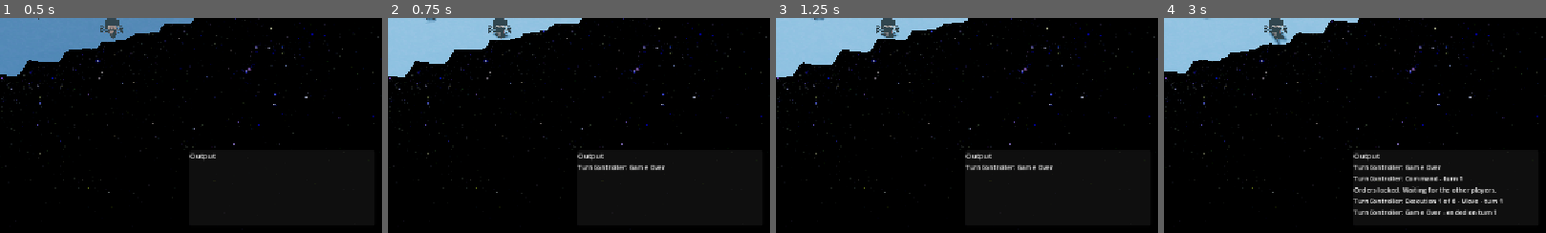
Above: before the commit, frames 1-4 (left to right).
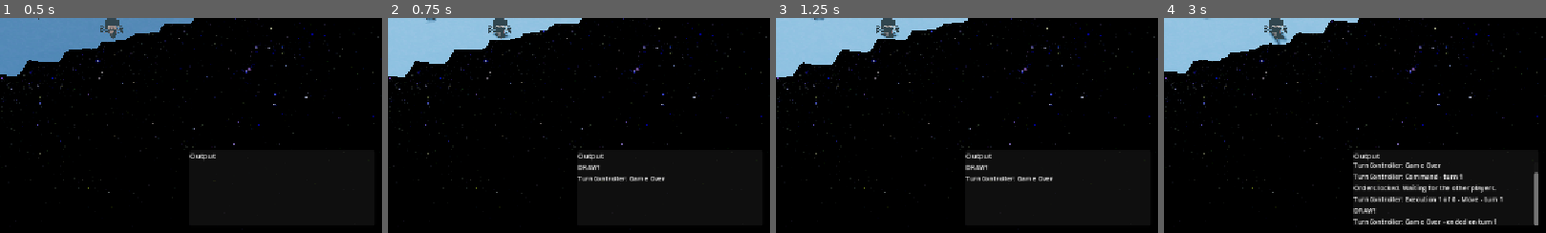
Above: after the commit, the same moments.

Repository: SamEBart/COM_429_RammingSpeed
Game: Godot game, scene res://scenes/GameScene.tscn
Two runs of this game, one before a commit and one after it. Both use one fixed random seed, a clock stepped at 60 frames per second and the inputs below.
Inputs:
- Up to frame 1 (0.5 s): no input
- Up to frame 2 (0.75 s): click "End Match" at 0.5 s
- Up to frame 3 (1.25 s): no input
- Up to frame 4 (3 s): click "Begin Match" at 1.25 s; click "Ready" at 2 s; click "End Match" at 2.75 s
The pictures show only the part of the screen within x 50-100%, y 49-99%; the shares and areas given below are measured in that part.

Frame 1 is identical in both runs. In frame 2, 0.8% of the frame differs, in the area x 49-73%, y 68-76%; in frame 3, 0.8%; in frame 4, 4.2%, in the area x 49-98%, y 67-97%.

Commit message:
Working on Victory Conditions

Diff:
--- a/project.godot
+++ b/project.godot
@@ -19,10 +19,10 @@
 
 WorldMap="*uid://c56jrtr3cjcf4"
 Global="*uid://fub45mpba8el"
+TurnController="*res://scripts/turn/turn_controller.gd"
+Charts="*uid://c5nly26t0yfde"
 LRF="*uid://w2c7rfqkainc"
 BoardingActions="*uid://c4ijhmp7d8osw"
-TurnController="*res://scripts/turn/turn_controller.gd"
-Charts="*uid://c5nly26t0yfde"
 
 [display]
 
@@ -110,16 +110,6 @@
 "events": [Object(InputEventMouseButton,"resource_local_to_scene":false,"resource_name":"","device":-1,"window_id":0,"a …(253 unchanged characters)…
 ]
 }
-rotateShipLeft={
-"deadzone": 0.2,
-"events": [Object(InputEventMouseButton,"resource_local_to_scene":false,"resource_name":"","device":-1,"window_id":0,"alt_pressed":false,"shift_pressed":true,"ctrl_pressed":false,"meta_pressed":false,"button_mask":0,"position":Vector2(0, 0),"global_position":Vector2(0, 0),"factor":1.0,"button_index":1,"canceled":false,"pressed":false,"double_click":false,"script":null)
-]
-}
-rotateShipRight={
-"deadzone": 0.2,
-"events": [Object(InputEventMouseButton,"resource_local_to_scene":false,"resource_name":"","device":-1,"window_id":0,"alt_pressed":false,"shift_pressed":true,"ctrl_pressed":false,"meta_pressed":false,"button_mask":0,"position":Vector2(0, 0),"global_position":Vector2(0, 0),"factor":1.0,"button_index":2,"canceled":false,"pressed":false,"double_click":false,"script":null)
-]
-}
 
 [physics]
 
--- a/scripts/Global.gd
+++ b/scripts/Global.gd
@@ -22,15 +22,23 @@
 		_action += 1
 		match _action:
 			0:
+				#See if there is only one Player left
+				Global.determineWinner(1)
 				action_reset()
 				_Log.push("Now on Move Ships %d" % _action)
 			1:
+				#See if there is only one Player left
+				Global.determineWinner(1)
 				action_reset()
 				_Log.push("Now on Long Range Firing %d" % _action)
 			2:
+				#See if there is only one Player left
+				Global.determineWinner(1)
 				action_reset()
 				_Log.push("Now on Boarding Actions %d" % _action)
 			3:
+				#See if there is only one Player left
+				Global.determineWinner(1)
 				action_reset()
 				_Log.push("Reset %d" % _action)
 				_action = -1
@@ -38,6 +46,8 @@
 
 	# Temporary to go to next sub action
 	elif Input.is_action_just_pressed("NextSubAction"):
+		#See if there is only one Player left
+		Global.determineWinner(1)
 		get_tree().call_group("ships", "ship_reset")
 		_subAction += 1
 		_Log.push("New Sub Action: %d on Global: %d" % [_subAction, _action])
@@ -238,6 +248,76 @@
 
 	#Remove Ship
 	ship.queue_free()
+
+	#Remove and Playes that have 0 Ships
+	var players: Array[Node] = get_tree().get_nodes_in_group("players")
+	for j in range(players.size() - 1, -1, -1):
+		if players[j]._ships.size() == 0:
+			players[j].remove_from_group("players")
+
+	#See if there is only one Player left
+	Global.determineWinner(1)
+#endregion
+
+#region Winning Functions
+func determineWinner(choice: int):
+	if choice == 1 or choice == 2:
+		if isLastOneStanding():
+			var players: Array[Node] = get_tree().get_nodes_in_group("players")
+			choice = 0
+			_Log.push("%s Wins the Game!" % players[0].name)
+	if choice == 2:
+		chooseWinner()
+
+func isLastOneStanding() -> bool:
+	#Check if there is only one Player left
+	var answer = true
+	var players: Array[Node] = get_tree().get_nodes_in_group("players")
+	if players.size() != 1:
+		answer = false
+
+	return answer
+
+func chooseWinner():
+	#Get Player(s) with the most ships
+	var players: Array[Node] = get_tree().get_nodes_in_group("players")
+	var maxValue = null
+	for player in players:
+		if maxValue == null or player._ships.size() > maxValue:
+			maxValue = player._ships.size()
+	var mostShipsArray = []
+	for player in players:
+		if player._ships.size() == maxValue:
+			mostShipsArray.append(player)
+
+	#If only 1 Player has the most ships they win
+	if mostShipsArray.size() == 1:
+		#Print win
+		_Log.push("%s Wins the Game!" % mostShipsArray[0].name)
+	#More conditions to win if more than 1 Player has the most ships
+	else:
+		#Get how many fighters each player has
+		for player in mostShipsArray:
+			for ship in player._ships:
+				player._totalFighters += ship._deckCrew.size() + ship._marineArchers.size() + ship._marineJavelineers.size() + ship._marineSoldiers.size() + ship._engineers.size()
+
+		#Get list of Players with the most fighters
+		maxValue = null
+		for player in mostShipsArray:
+			if maxValue == null or player._totalFighters > maxValue:
+				maxValue = player._totalFighters
+		var mostFightersArray = []
+		for player in players:
+			if player._totalFighters == maxValue:
+				mostFightersArray.append(player)
+
+		#Determien if it is a win or draw
+		if mostFightersArray.size() == 1:
+			#Print win
+			_Log.push("%s Wins the Game!" % mostFightersArray[0].name)
+		else:
+			#Print draw
+			_Log.push("DRAW!")
 #endregion
 
 func action_reset():
--- a/scripts/Player.gd
+++ b/scripts/Player.gd
@@ -8,10 +8,10 @@
 var _ships: Array[Ship];
 var _isSpectator: bool;
 
-#Carter WIP
 var _shipClicked: bool;					#Know when Player has a ship selected for an action
 var _attacker: Player;					#Know who Player has selected for thier action, i.e. who is doing the firing in LRF
 var _isReady: bool;						#Know when player is done with their turn/ready to start turn
+var _totalFighters: int
 
 func initiate(name: String, playerId: int):
 	_name = name;
--- a/scripts/interaction.gd
+++ b/scripts/interaction.gd
@@ -62,12 +62,6 @@
 			if TurnController.use_phase_movement and Global._action != 0 and Global._action != 1 and Global._action != 2:
 				preview_phase_step(hit_object)
 
-		#Temp rotate ship left and right
-		if Input.is_action_just_pressed("rotateShipLeft"):
-			hit_object.rotation_degrees.y = fposmod(hit_object.rotation_degrees.y + 60, 360)
-		if Input.is_action_just_pressed("rotateShipRight"):
-			hit_object.rotation_degrees.y = fposmod(hit_object.rotation_degrees.y - 60, 360)
-
 		#Movement
 		if Global._action == 0:
 			if Input.is_action_just_pressed("Click") and event.pressed:
--- a/scripts/turn/turn_controller.gd
+++ b/scripts/turn/turn_controller.gd
@@ -161,6 +161,7 @@
 	execution_step = 0
 	action_step = ActionStep.NONE
 	boarding_before_fire = false
+	Global.determineWinner(2)
 	_enter(Phase.GAME_OVER)
 	_apply_action_to_game()
 	match_ended.emit(turn_number)
Renamed: scripts/BoardingActions.gd -> scripts/Combat/BoardingActions.gd
Renamed: scripts/BoardingActions.gd.uid -> scripts/Combat/BoardingActions.gd.uid
Renamed: scripts/Charts.gd -> scripts/Combat/Charts.gd
Renamed: scripts/Charts.gd.uid -> scripts/Combat/Charts.gd.uid
Renamed: scripts/LRF.gd -> scripts/Combat/LRF.gd
Renamed: scripts/LRF.gd.uid -> scripts/Combat/LRF.gd.uid
